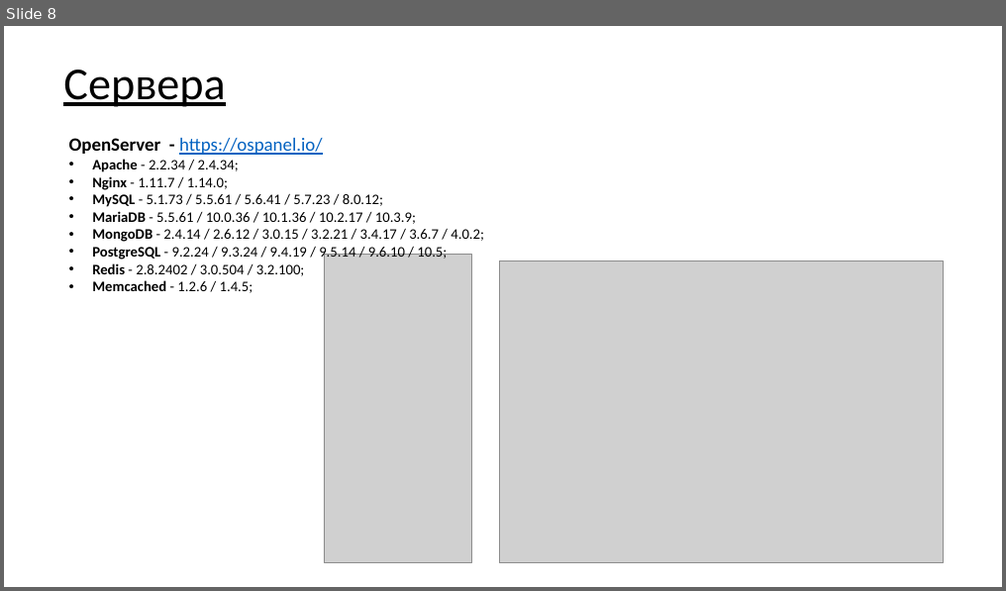
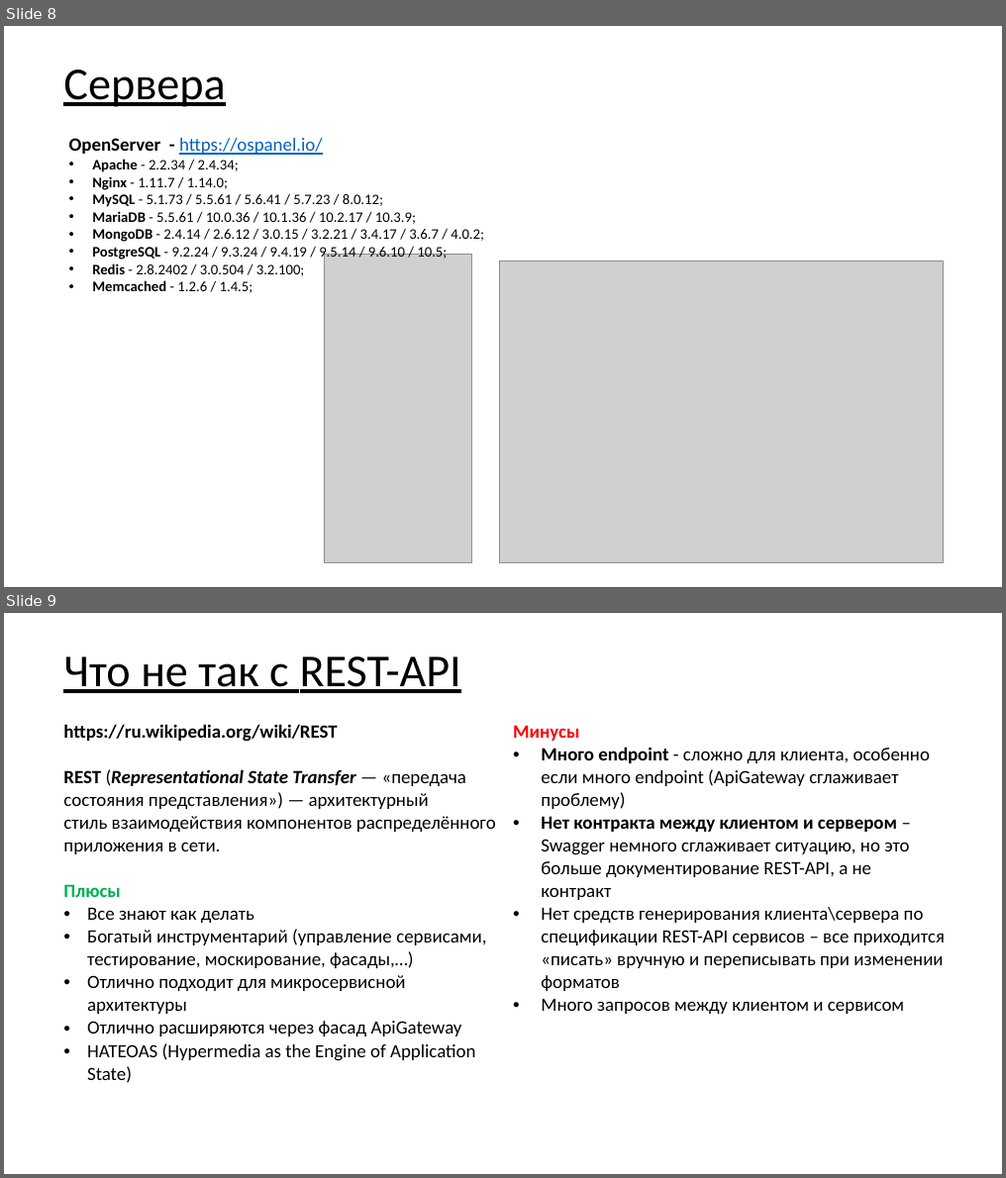
Before and after one commit to asbeseda/graphql-demo, a slide deck: graphql-spring-node.pptx. Shown one above the other, each under a label of ours: slide 8 before the commit, slides 8 and 9 after it. The pictures are 1006x591 and 1006x1178 pixels, drawn with LibreOffice and Linux fonts; fonts in the diff are those of the drawing; grey boxes stand for pictures. Boxes give left, top, right and bottom in pixels: in the first picture for what was removed or moved away, otherwise in the second. Text is boxed around its words. In the diff, an @@ line names an element or a change of style, - is before the commit and + after.

```diff
--- a/graphql-spring-node.pptx
+++ b/graphql-spring-node.pptx
@@ slide 9 added at <box>4,613,1002,1174</box>, background #FFFFFF @@
@@ title added at <box>63,657,461,693</box>, 44 pt, text #000000, underline @@
+Что не так с REST-API
@@ table added at <box>56,716,952,1106</box>, 1 rows, 2 columns @@
+https://ru.wikipedia.org/wiki/REST / REST (Representational State Transfer — «передача состояния представления») — архитектурный стиль взаимодействия компонентов распределённого приложения в сети. / Плюсы / Все знают как делать / Богатый инструментарий (управление сервисами, тестирование, москирование, фасады,…) / Отлично подходит для микросервисной архитектуры / Отлично расширяются через фасад ApiGateway / HATEOAS (Hypermedia as the Engine of Application State) | Минусы / Много endpoint - cложно для клиента, особенно если много endpoint (ApiGateway сглаживает проблему) / Нет контракта между клиентом и сервером – Swagger немного сглаживает ситуацию, но это больше документирование REST-API, а не контракт / Нет средств генерирования клиента\сервера по спецификации REST-API сервисов – все приходится «писать» вручную и переписывать при изменении форматов / Много запросов между клиентом и сервисом
```
Also in this commit, not shown: 6 slides changed, 8 other slides added, 27 other files.
